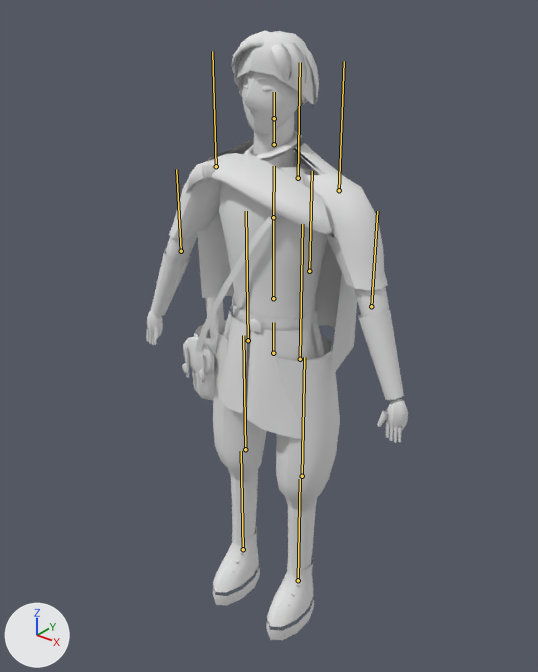
Renders of the glTF model docs/specs/2026-09-10-skybound/implementation/t02b/character/assets/naru-lod1.glb from each side of a commit.
Both versions are drawn from a 50 mm camera at (1.119, -1.419, 1.796) aimed at (0.0, -0.019, 0.929). The lights are fixed; the arrows at lower left show +X, +Y and +Z. The first picture is the older version. The bones that change, and the others that lie on the model, are drawn over the model as lines.

The first picture shows 'Naru_skin'.
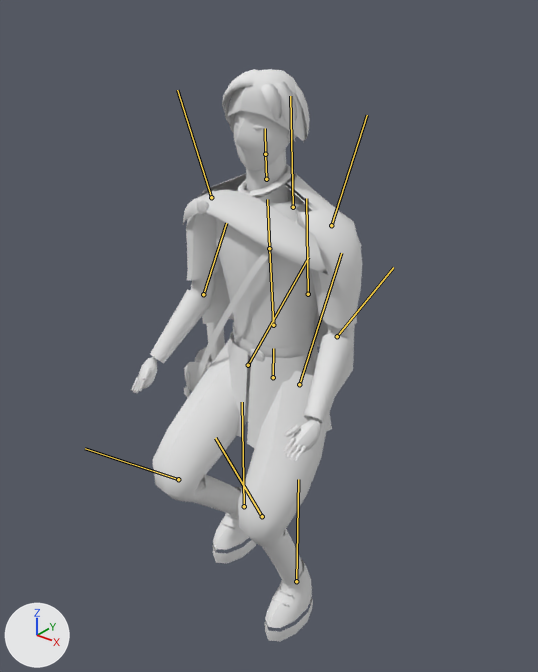
The newer file adds an action. The first version stands in its rest pose; the second is drawn at frame 4 of the action 'run'.

Pixel boxes (x1, y1, x2, y2) of what changed, in the pictures (538 x 672 px):
'Naru_skin', posed (12% narrower, 6% shorter)
    before: (146, 30, 408, 640)
    after: (131, 69, 362, 641)
bone 'hips', root to tip
    before: (273, 353) to (273, 322)
    after: (273, 377) to (273, 348)
bone 'spine', root to tip
    before: (273, 298) to (273, 217)
    after: (273, 325) to (269, 248)
bone 'chest', root to tip
    before: (273, 217) to (274, 166)
    after: (269, 248) to (267, 199)
bone 'head', root to tip
    before: (274, 118) to (274, 92)
    after: (265, 154) to (265, 128)
bone 'upperArm_L', root to tip
    before: (339, 190) to (344, 61)
    after: (331, 225) to (367, 115)
bone 'forearm_L', root to tip
    before: (371, 306) to (377, 211)
    after: (337, 336) to (393, 267)
bone 'upperArm_R', root to tip
    before: (216, 166) to (212, 51)
    after: (211, 197) to (177, 90)
bone 'forearm_R', root to tip
    before: (181, 251) to (176, 169)
    after: (203, 294) to (226, 223)
bone 'thigh_L', root to tip
    before: (300, 359) to (302, 224)
    after: (299, 384) to (341, 253)
bone 'shin_L', root to tip
    before: (302, 476) to (304, 357)
    after: (262, 516) to (215, 438)
bone 'foot_L', root to tip
    before: (298, 580) to (300, 479)
    after: (296, 581) to (298, 479)
bone 'thigh_R', root to tip
    before: (248, 340) to (246, 211)
    after: (248, 365) to (308, 257)
bone 'shin_R', root to tip
    before: (245, 449) to (243, 335)
    after: (178, 479) to (85, 448)
bone 'foot_R', root to tip
    before: (243, 549) to (241, 451)
    after: (244, 506) to (242, 402)

The change in detail:
Bone 'hips' (bone_hips) moves from (0.0, 0.0, 0.0) to (0.0, -0.077, 0.0).
Bone 'spine' (bone_spine) turns from (0, 0, 0) to (4, 2, 0) degrees about its own x, y and z.
Bone 'chest' (bone_chest) turns from (0, 0, 0) to (-1, -2, 0) degrees about its own x, y and z.
Bone 'head' (bone_head) turns from (0, 0, 0) to (-2, 1, 0) degrees about its own x, y and z.
Bone 'upperArm_L' (bone_upperarm_l) turns from (0, 0, 0) to (1, 0, -19) degrees about its own x, y and z.
Bone 'forearm_L' (bone_forearm_l) turns from (0, 0, 0) to (-55, 0, 0) degrees about its own x, y and z.
Bone 'upperArm_R' (bone_upperarm_r) turns from (0, 0, 0) to (-1, 0, 19) degrees about its own x, y and z.
Bone 'forearm_R' (bone_forearm_r) turns from (0, 0, 0) to (-46, 0, 0) degrees about its own x, y and z.
Bone 'thigh_L' (bone_thigh_l) turns from (0, 0, 0) to (-29, 0, 0) degrees about its own x, y and z.
Bone 'shin_L' (bone_shin_l) turns from (0, 0, 0) to (56, 0, 0) degrees about its own x, y and z.
Bone 'foot_L' (bone_foot_l) turns from (0, 0, 0) to (-27, 0, 0) degrees about its own x, y and z.
Bone 'thigh_R' (bone_thigh_r) turns from (0, 0, 0) to (-49, 0, 0) degrees about its own x, y and z.
Bone 'shin_R' (bone_shin_r) turns from (0, 0, 0) to (98, 0, 0) degrees about its own x, y and z.
Bone 'foot_R' (bone_foot_r) turns from (0, 0, 0) to (-48, 0, 0) degrees about its own x, y and z.
